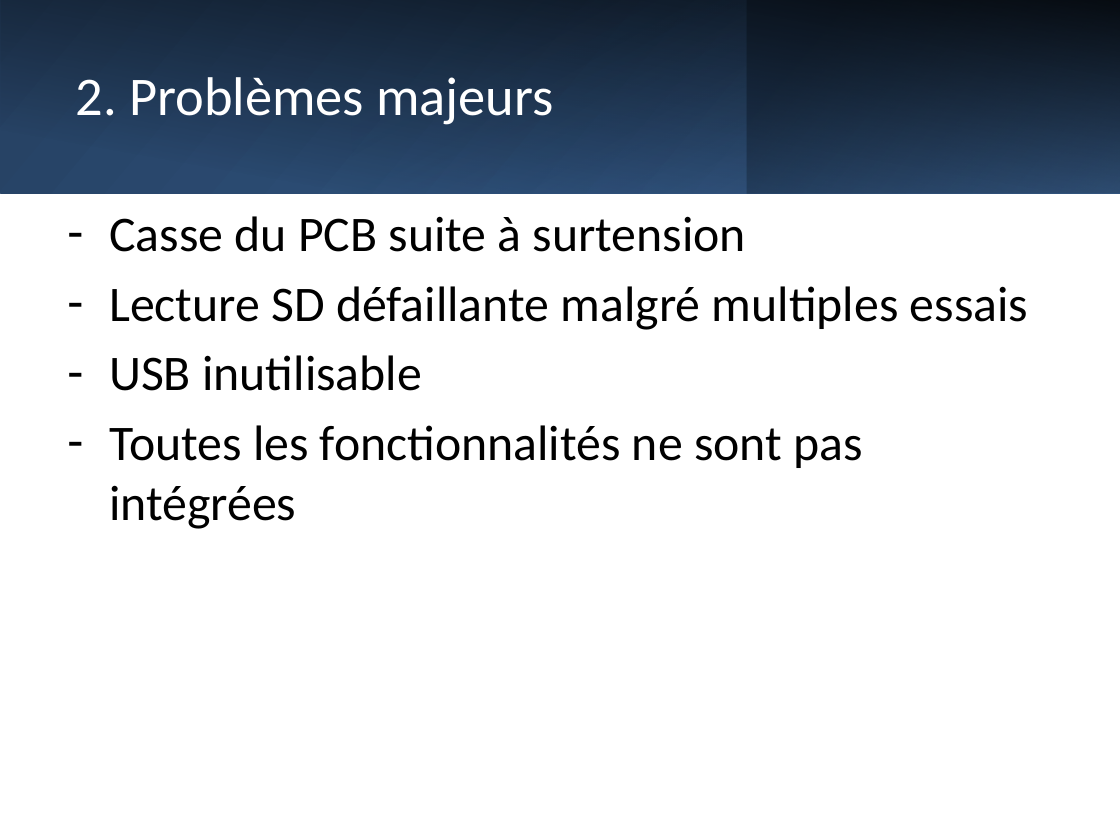
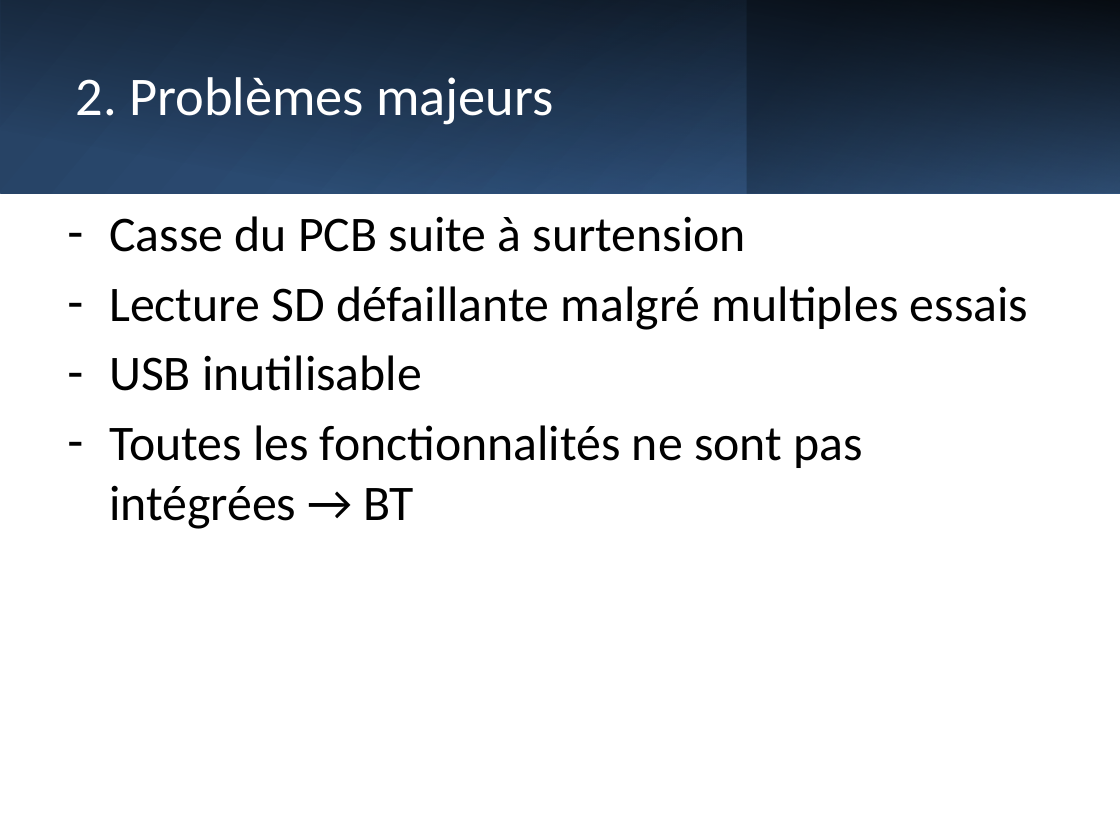
Before and after one commit to Sweedy3960/2414_SPB7_DOC, a slide deck: slide 13 of Doc/2414_Presentation.pptx. Drawn at 1120x840 pixels with LibreOffice and Linux fonts; fonts in the diff are those of the drawing. Boxes give left, top, right and bottom in pixels: in the first picture for what was removed or moved away, otherwise in the second. Text is boxed around its words. In the diff, an @@ line names an element or a change of style, - is before the commit and + after.

```diff
--- a/Doc/2414_Presentation.pptx
+++ b/Doc/2414_Presentation.pptx
@@ text at (x1=109, y1=425, x2=862, y2=529): text changed @@
-– Toutes les fonctionnalités ne sont pas intégrées
+– Toutes les fonctionnalités ne sont pas intégrées → BT
```
Also in this commit, not shown: 13 other slides changed, 2 slides added, 1 other file.
